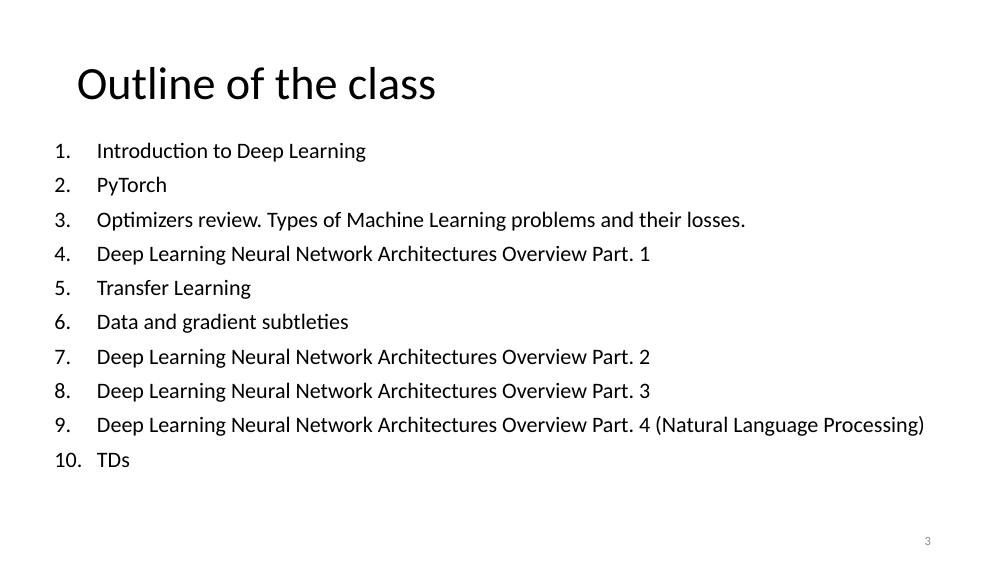
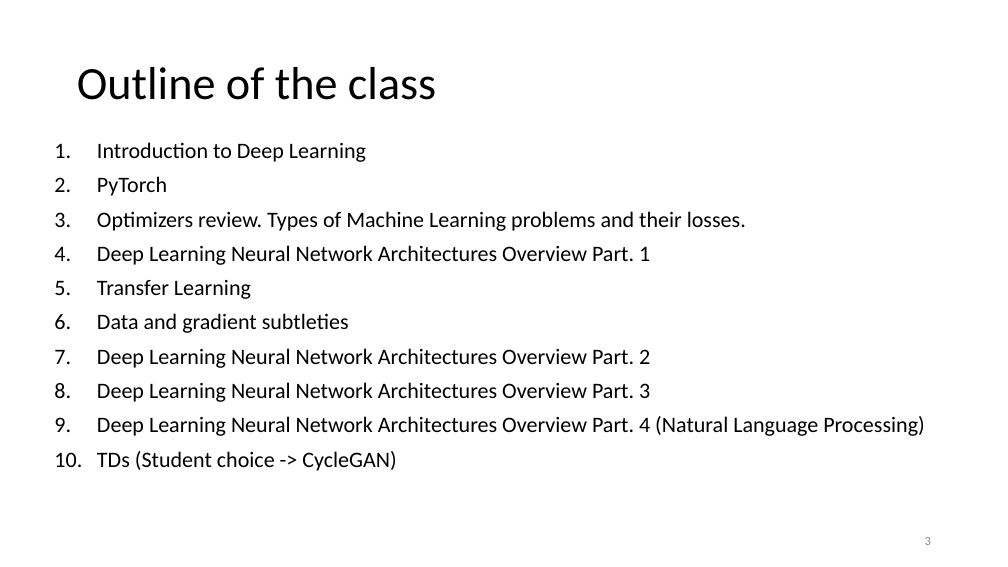
Before and after one commit to MICS-Lab/DeepLearningCourse, a slide deck: slide 3 of Slides_1.pptx. Drawn at 1008x567 pixels with LibreOffice and Linux fonts; fonts in the diff are those of the drawing. Boxes give left, top, right and bottom in pixels: in the first picture for what was removed or moved away, otherwise in the second. Text is boxed around its words. In the diff, an @@ line names an element or a change of style, - is before the commit and + after.

Commit message:
Several changes (see below)
Added CycleGAN & Attention is all you need papers
Small modification Slides_1.pptx
Added Slides_9.pptx

```diff
--- a/Slides_1.pptx
+++ b/Slides_1.pptx
@@ text at (97, 451, 396, 471): text changed @@
-10. TDs
+10. TDs (Student choice -> CycleGAN)
```
Also in this commit, not shown: 3 other files.
